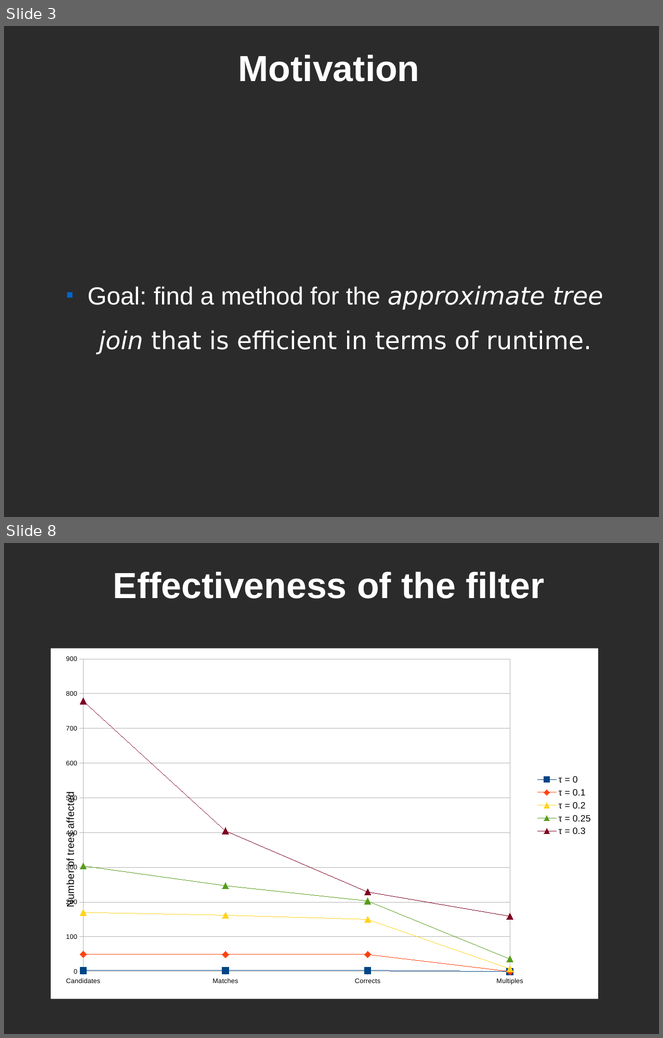
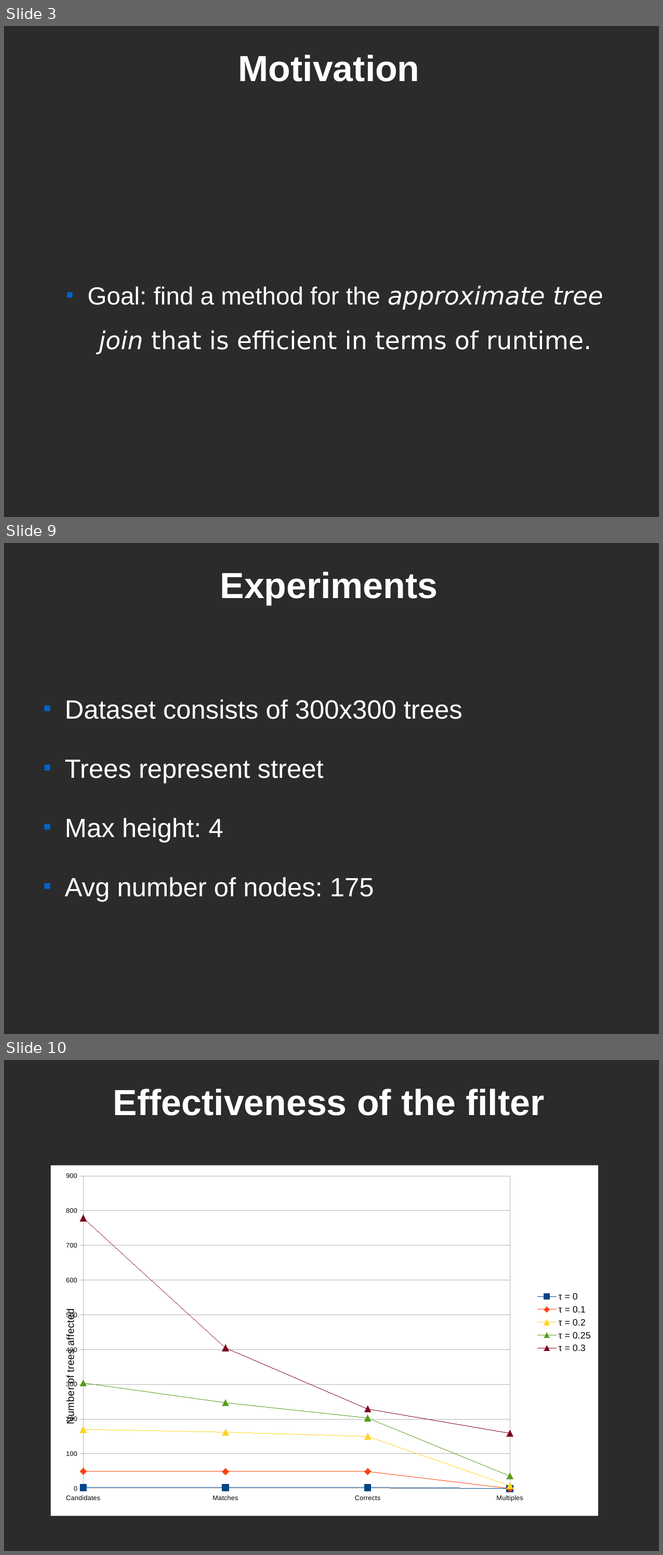
Before and after one commit to LuciferoO/treeeditdistance, a slide deck: treeeditdistance/doc/Presentation.odp. Shown one above the other, each under a label of ours: slides 3 and 8 before the commit, slides 3, 9 and 10 after it; the slides between them are not shown. The pictures are 663x1038 and 663x1555 pixels, drawn with LibreOffice and Linux fonts; fonts in the diff are those of the drawing; background and template pictures are left out; a plain dark background stands for a picture behind light text. Boxes give left, top, right and bottom in pixels: in the first picture for what was removed or moved away, otherwise in the second. Text is boxed around its words. In the diff, an @@ line names an element or a change of style, - is before the commit and + after.

```diff
--- a/treeeditdistance/doc/Presentation.odp
+++ b/treeeditdistance/doc/Presentation.odp
@@ slide 9 added at <box>4,543,659,1034</box>, background picture (left out) @@
@@ title added at <box>220,572,438,605</box>, 44 pt, text #FFFFFF, bold @@
+Experiments
@@ text added at <box>65,700,463,902</box>, 32 pt, text #FFFFFF @@
+■ Dataset consists of 300x300 trees
+■ Trees represent street
+■ Max height: 4
+■ Avg number of nodes: 175
@@ what was slide 8 is now slide 10 @@
```
Also in this commit, not shown: 5 slides changed, 1 other slide added.
